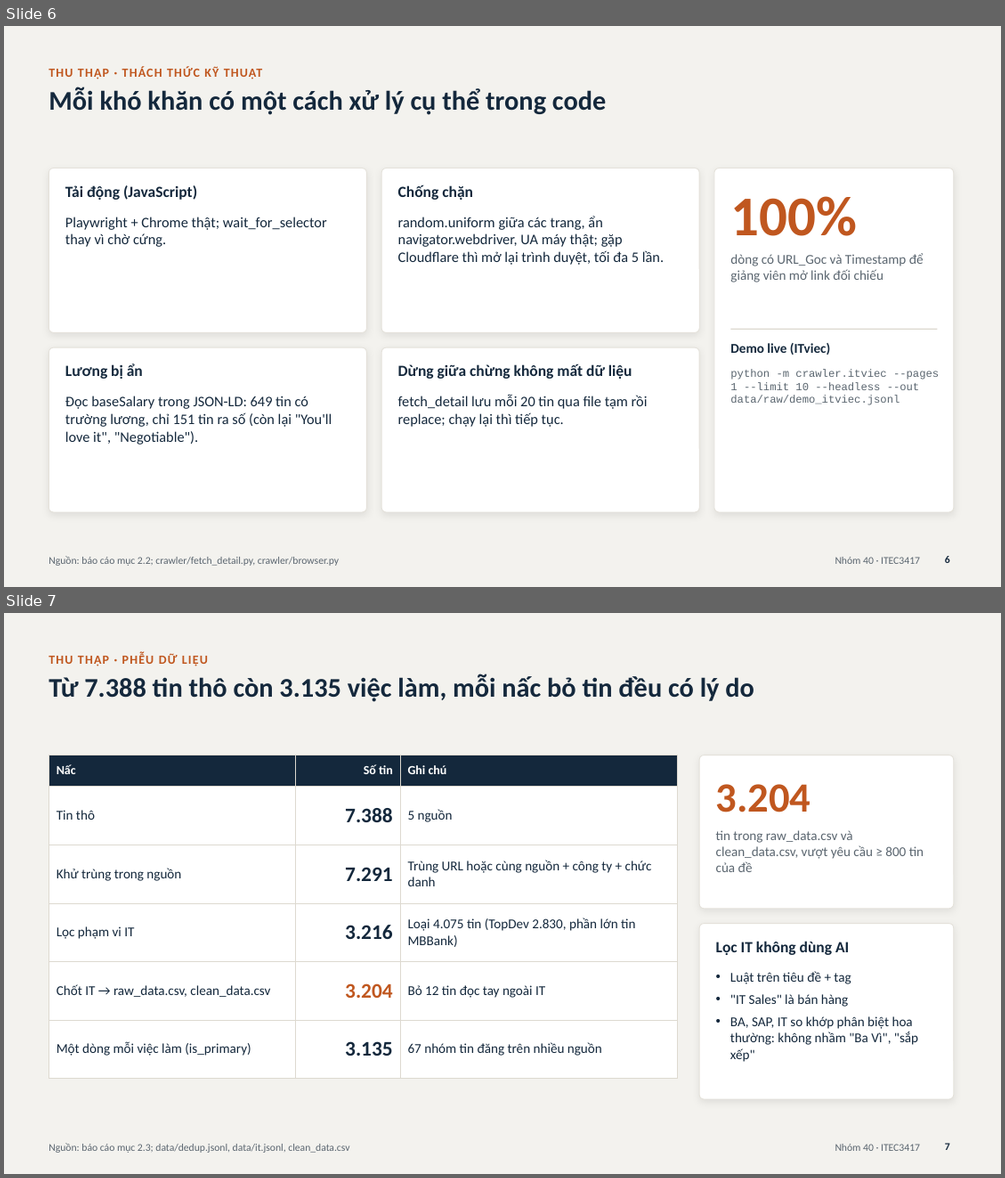
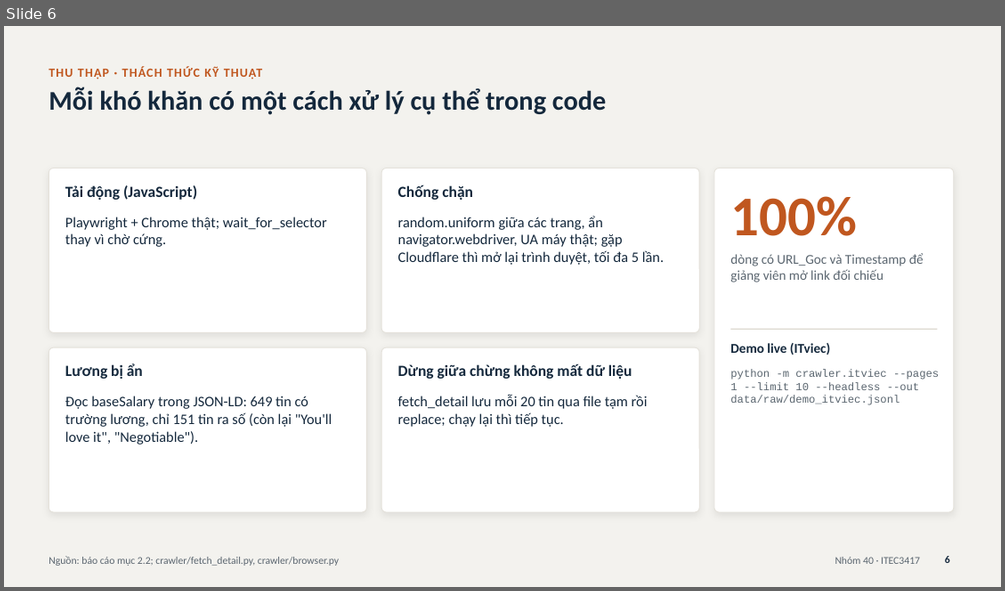
Before and after one commit to Tuan-Nguyen-176/vietnam-it-job-market-analysis, a slide deck: slide thuyet trinh/Nhom40_SlideThuyetTrinh.pptx. Shown one above the other, each under a label of ours: slides 6 and 7 before the commit, slide 6 after it. The pictures are 1005x1178 and 1005x591 pixels, drawn with LibreOffice and Linux fonts; fonts in the diff are those of the drawing. Boxes give left, top, right and bottom in pixels: in the first picture for what was removed or moved away, otherwise in the second. Text is boxed around its words. In the diff, an @@ line names an element or a change of style, - is before the commit and + after.

```diff
--- a/slide thuyet trinh/Nhom40_SlideThuyetTrinh.pptx
+++ b/slide thuyet trinh/Nhom40_SlideThuyetTrinh.pptx
@@ slide 7 removed at (x1=4, y1=613, x2=1001, y2=1174), background #F3F2EE; not listed: 1 template element that a slide beside it also shows @@
@@ text removed at (x1=48, y1=653, x2=208, y2=666) @@
-THU THẬP · PHỄU DỮ LIỆU
@@ title removed at (x1=48, y1=674, x2=754, y2=702) @@
-Từ 7.388 tin thô còn 3.135 việc làm, mỗi nấc bỏ tin đều có lý do
@@ table removed at (x1=48, y1=755, x2=677, y2=1059), 6 rows, 3 columns @@
-Nấc | Số tin | Ghi chú
-Tin thô | 7.388 | 5 nguồn
-Khử trùng trong nguồn | 7.291 | Trùng URL hoặc cùng nguồn + công ty + chức danh
-Lọc phạm vi IT | 3.216 | Loại 4.075 tin (TopDev 2.830, phần lớn tin MBBank)
-Chốt IT → raw_data.csv, clean_data.csv | 3.204 | Bỏ 12 tin đọc tay ngoài IT
-Một dòng mỗi việc làm (is_primary) | 3.135 | 67 nhóm tin đăng trên nhiều nguồn
@@ rounded rectangle removed at (x1=699, y1=755, x2=954, y2=908) @@
@@ text removed at (x1=716, y1=784, x2=811, y2=812) @@
-3.204
@@ text removed at (x1=716, y1=830, x2=923, y2=872) @@
-tin trong raw_data.csv và clean_data.csv, vượt yêu cầu ≥ 800 tin của đề
@@ rounded rectangle removed at (x1=699, y1=924, x2=954, y2=1099) @@
@@ text removed at (x1=716, y1=941, x2=849, y2=955) @@
-Lọc IT không dùng AI
@@ text removed at (x1=730, y1=971, x2=918, y2=1062) @@
-• Luật trên tiêu đề + tag
-• "IT Sales" là bán hàng
-• BA, SAP, IT so khớp phân biệt hoa thường: không nhầm "Ba Vì", "sắp xếp"
@@ text removed at (x1=48, y1=1143, x2=349, y2=1152) @@
-Nguồn: báo cáo mục 2.3; data/dedup.jsonl, data/it.jsonl, clean_data.csv
@@ page number removed at (x1=945, y1=1143, x2=950, y2=1150) @@
-7
```
Also in this commit, not shown: 15 slides changed, 3 other slides removed, 1 other file.
